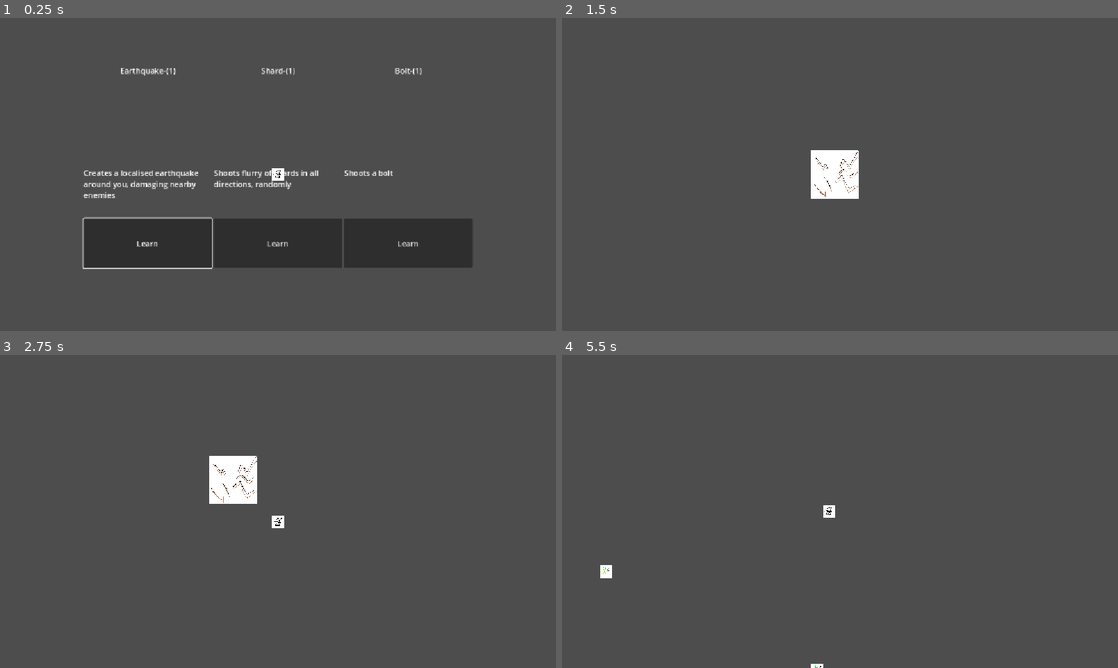
Above: before the commit, frames 1-4 (two rows, left to right).
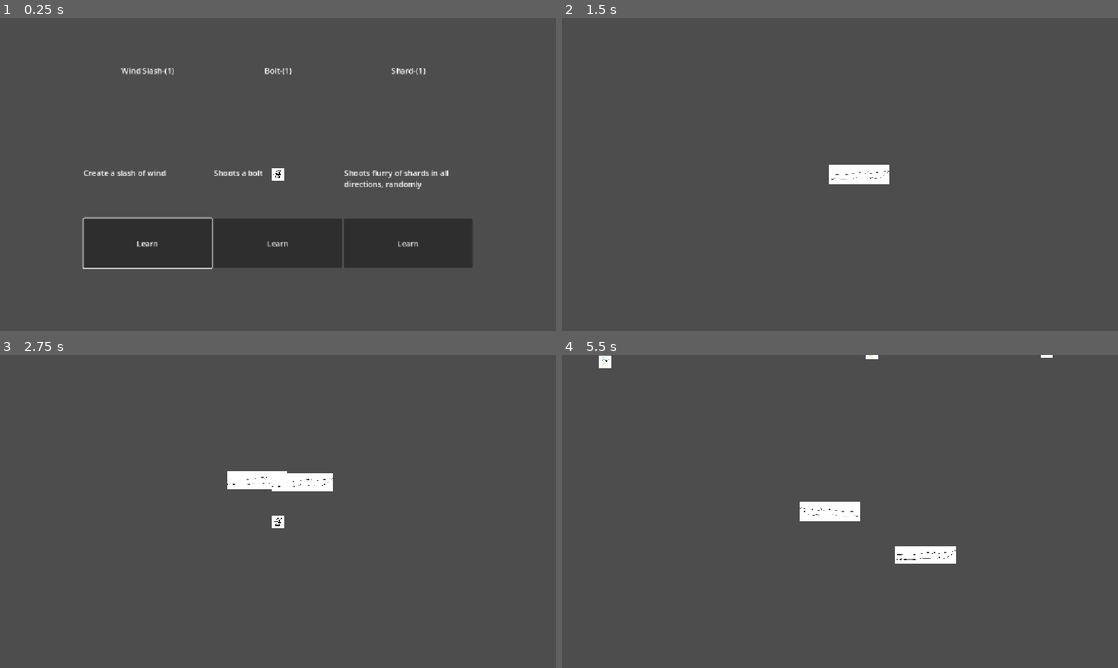
Above: after the commit, the same moments.

Repository: flowerFawn/XP-Based-Leveling
Game: Godot game, scene res://scenes/world.tscn
The game is run twice, just before and just after one commit, with the same random seed, the same clock (stepped at 60 frames per second) and the same inputs.
Inputs:
- Up to frame 1 (0.25 s): no input
- Up to frame 2 (1.5 s): click "Learn" at 0.5 s; tap Enter at 1.25 s; hold D (player_right) from 1.28 s (still down)
- Up to frame 3 (2.75 s): release D (player_right) at 2.03 s; hold S (player_down) from 2.03 s (still down)
- Up to frame 4 (5.5 s): release S (player_down) at 2.78 s; hold D (player_right) 2.78-3.53 s; hold W (player_up) 3.53-4.28 s; hold A (player_left) from 4.28 s (still down)

The runs differ from the first frame. In frame 1, 1.3% of the frame differs, in the area x 14-81%, y 15-58%; in frame 2, 1.4%; in frame 3, 1.8%, in the area x 37-60%, y 32-48%; in frame 4, 1.5%.

Commit message:
added player orientation and windslash spell

Diff:
--- /dev/null
+++ b/resources/spell/windslash_1.tres
@@ -0,0 +1,18 @@
+[gd_resource type="Resource" script_class="SpellWindSlash" load_steps=5 format=3 uid="uid://bb3wur6d4qxcf"]
+
+[ext_resource type="Script" uid="uid://cpkamubmxnpfa" path="res://scripts/resources/inherited resources/spells/s_windslash.gd" id="1_f44ng"]
+[ext_resource type="Resource" uid="uid://pmeyf3est3gv" path="res://resources/spell/windslash_2.tres" id="1_iunwg"]
+[ext_resource type="Texture2D" uid="uid://ciyc5edifs2db" path="res://assets/windslash.png" id="2_b0tia"]
+
+[sub_resource type="RectangleShape2D" id="RectangleShape2D_f44ng"]
+size = Vector2(20, 200)
+
+[resource]
+script = ExtResource("1_f44ng")
+next_upgrade = ExtResource("1_iunwg")
+cooldown = 1.5
+damage = 10.0
+projectile_speed = 400.0
+shape = SubResource("RectangleShape2D_f44ng")
+texture = ExtResource("2_b0tia")
+metadata/_custom_type_script = "uid://cpkamubmxnpfa"
--- /dev/null
+++ b/resources/spell/windslash_2.tres
@@ -0,0 +1,18 @@
+[gd_resource type="Resource" script_class="SpellWindSlash" load_steps=4 format=3 uid="uid://pmeyf3est3gv"]
+
+[ext_resource type="Script" uid="uid://cpkamubmxnpfa" path="res://scripts/resources/inherited resources/spells/s_windslash.gd" id="1_gwhyu"]
+[ext_resource type="Texture2D" uid="uid://ciyc5edifs2db" path="res://assets/windslash.png" id="2_4ihi7"]
+
+[sub_resource type="RectangleShape2D" id="RectangleShape2D_f44ng"]
+size = Vector2(20, 100)
+
+[resource]
+script = ExtResource("1_gwhyu")
+level = 2
+level_description = "Attacks a second time"
+cooldown = 1.5
+damage = 10.0
+projectile_speed = 200.0
+shape = SubResource("RectangleShape2D_f44ng")
+texture = ExtResource("2_4ihi7")
+metadata/_custom_type_script = "uid://cpkamubmxnpfa"
--- a/scripts/autoloads/spell_shop.gd
+++ b/scripts/autoloads/spell_shop.gd
@@ -6,11 +6,11 @@
 		spell_xp = value
 		if spell_xp >= next_required_xp:
 			spell_xp -= next_required_xp
-			next_required_xp *= 10
+			next_required_xp *= 2
 			call_deferred(&"award_spell_option")
 var next_required_xp:float = 10
 var current_spell_pool:Array[Spell] = [load("uid://7vmgb80p33sl"),
-load("uid://ciomfgvjduepp"), load("uid://dh4308dsgb1xc")]
+load("uid://ciomfgvjduepp"), load("uid://dh4308dsgb1xc"), load("uid://bb3wur6d4qxcf")]
 
 #Not used outside of testing
 #func award_random_spell() -> void:
--- a/scripts/character.gd
+++ b/scripts/character.gd
@@ -1,7 +1,13 @@
 extends CharacterBody2D
 class_name Player
 var speed:int = 500
-var active_health:float = 1000000000000
+var active_health:float = 100
+##The previous direction of the player. This can have values as zero
+var accurate_orientation:Vector2 = Vector2(1, 0)
+##The last non-zero direction of the player on the x axis. Should always be 1 or -1
+var x_orientation:int = 1
+##The last non-zero direction of the player on the y axis. Should always be 1 or -1
+var y_orientation:int = 1
 
 ##Dictionary that stores the spells and their associated spell handlers.
 ##This is a dictionary so that the spellhandlers can be found using their associated spell resource.
@@ -19,6 +25,12 @@
 func get_direction() -> Vector2:
 	var direction:Vector2 = Vector2(Input.get_axis("player_left", "player_right"), Input.get_axis("player_up", "player_down")).normalized()
 	direction = Vector2(direction.x * abs(Input.get_axis("player_left", "player_right")), direction.y * abs(Input.get_axis("player_up", "player_down")))
+	if not direction.is_zero_approx():
+		accurate_orientation = direction.snappedf(1)
+	if direction.x != 0:
+		x_orientation = round(direction.x)
+	if direction.y != 0:
+		y_orientation - round(direction.y)
 	return direction
 
 func get_closest_enemy() -> Vector2:
--- a/scripts/game_controller.gd
+++ b/scripts/game_controller.gd
@@ -29,7 +29,6 @@
 	else:
 		spawn_offset = Vector2(neg_constant * CAMERA_DISTANCE_VECTOR.x ,GameInfo.rnd.randi_range(-2300, 2300))
 	spawn_position = player_position + spawn_offset
-	print(spawn_position)
 	var new_enemy:Enemy = Enemy.new_enemy(preload("uid://bg3osrk3a4ni5"))
 	#var new_enemy:Enemy = Enemy.new_enemy(preload("uid://c6qqqoynid1fh"))
 	#var new_enemy:Enemy = Enemy.new_enemy(preload("uid://dqunbnln7x2n0"))
--- a/scripts/projectile.gd
+++ b/scripts/projectile.gd
@@ -9,7 +9,7 @@
 var remaining_pierce:int
 var start_position
 
-func _init(speed:float, damage:float, shape:Shape2D, direction:Vector2, sprite:Texture2D, new_start_position:Vector2 = Vector2.ZERO, max_pierce:int = 0) -> void:
+func _init(speed:float, damage:float, shape:Shape2D, direction:Vector2, sprite:Texture2D, max_pierce:int = 0, new_start_position:Vector2 = Vector2.ZERO) -> void:
 	set_collision_layer_value(1, false)
 	set_collision_mask_value(1, false)
 	set_collision_mask_value(2, true)
--- a/scripts/resources/base resources/spell.gd
+++ b/scripts/resources/base resources/spell.gd
@@ -39,8 +39,11 @@
 #region USEFUL SPELL FUNCTIONS
 func get_shapecast_colliders(shapecast:ShapeCast2D) -> Array[Node2D]:
 	var collider_array:Array[Node2D] = []
-	for n in range(0, shapecast.get_collision_count()):
-		collider_array.append(shapecast.get_collider(n))
+	while shapecast.is_colliding():
+		collider_array.append(shapecast.get_collider(0))
+		shapecast.add_exception(shapecast.get_collider(0))
+		shapecast.force_shapecast_update()
+	shapecast.clear_exceptions()
 	return collider_array
 
 func create_shapecast(shape:Shape2D) -> ShapeCast2D:
@@ -53,14 +56,15 @@
 	return shapecast
 
 func get_random_angle_vector() -> Vector2:
-	return Vector2.RIGHT.rotated(randi_range(0, 2 * PI))
+	return Vector2.RIGHT.rotated(randf_range(0, 2 * PI))
 
 func get_direction_to_nearest_enemy() -> Vector2:
 	return GameInfo.player_position.direction_to(GameInfo.closest_enemy_to_player_point)
 
-func create_visual_effect(sprite:Texture2D, global_position:Vector2, scale:float = 1, decay_time:float = 3) -> void:
+func create_visual_effect(sprite:Texture2D, global_position:Vector2, scale:float = 1, flipped = false, decay_time:float = 3) -> void:
 	var effect_sprite:VisualEffectSprite = VisualEffectSprite.new()
 	effect_sprite.texture = sprite
+	effect_sprite.flip_h = flipped
 	effect_sprite.scale = Vector2(scale, scale)
 	GameInfo.projectile_holder.add_child(effect_sprite)
 	effect_sprite.global_position = global_position
--- a/scripts/resources/inherited resources/spells/s_bolt.gd
+++ b/scripts/resources/inherited resources/spells/s_bolt.gd
@@ -9,5 +9,5 @@
 	if not GameInfo.projectile_holder:
 		return
 
-	var bolt:PlayerProjectile = PlayerProjectile.new(projectile_speed, damage, shape, get_direction_to_nearest_enemy(), texture, player.global_position, 1)
+	var bolt:PlayerProjectile = PlayerProjectile.new(projectile_speed, damage, shape, get_direction_to_nearest_enemy(), texture, 1)
 	GameInfo.projectile_holder.add_child(bolt)
--- /dev/null
+++ b/scripts/resources/inherited resources/spells/s_windslash.gd
@@ -0,0 +1,30 @@
+extends Spell
+class_name SpellWindSlash
+
+func _init() -> void:
+	spell_id = "Wind Slash"
+	base_description = "Create a slash of wind"
+
+func cast(player:Player, spell_handler:SpellHandler) -> void:
+	do_slash(player, spell_handler)
+	if level >= 2:
+		do_slash(player, spell_handler, true)
+
+
+func do_slash(player, spell_handler, other_direction:bool = false) -> void:
+	var flip_again:int = 1
+	var shapecast:ShapeCast2D = create_shapecast(shape)
+	if other_direction:
+		flip_again = -1
+	shapecast.target_position.x = player.x_orientation * projectile_speed * flip_again
+	player.add_child(shapecast)
+	await spell_handler.get_tree().physics_frame
+	shapecast.force_shapecast_update()
+	for enemy:Enemy in get_shapecast_colliders(shapecast):
+		print(enemy)
+		enemy.take_damage(damage)
+	shapecast.queue_free()
+	var flipped_sprite:bool = player.x_orientation > 0
+	if other_direction:
+		flipped_sprite = not flipped_sprite
+	create_visual_effect(texture, Vector2(player.global_position.x + (projectile_speed * 0.5 * player.x_orientation * flip_again), player.global_position.y), visual_scale, flipped_sprite)
Binary file added: assets/windslash.png
Not shown, added: assets/windslash.png.import
Not shown, added: scripts/resources/inherited resources/spells/s_windslash.gd.uid
Not shown, added: assets/windslash.png~
